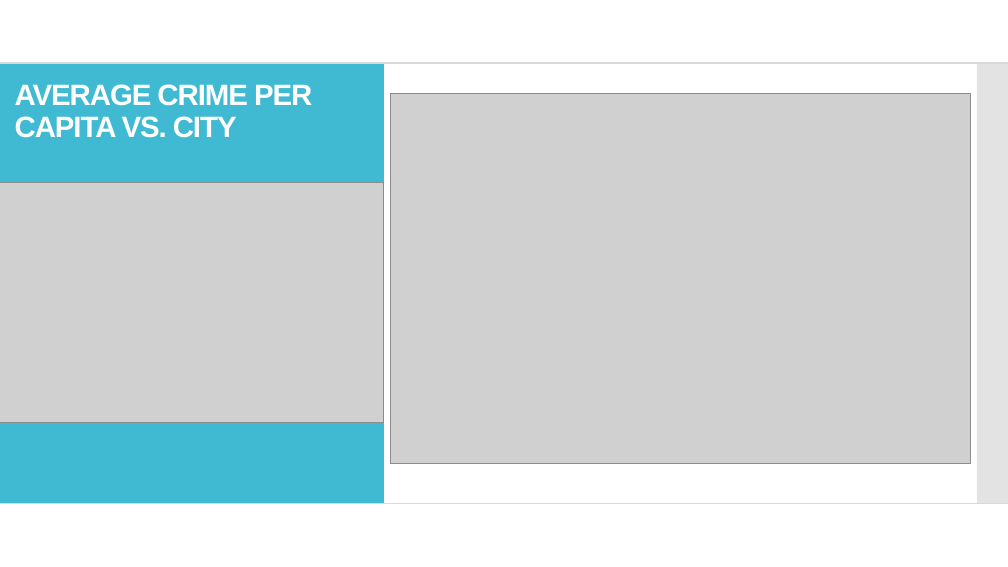
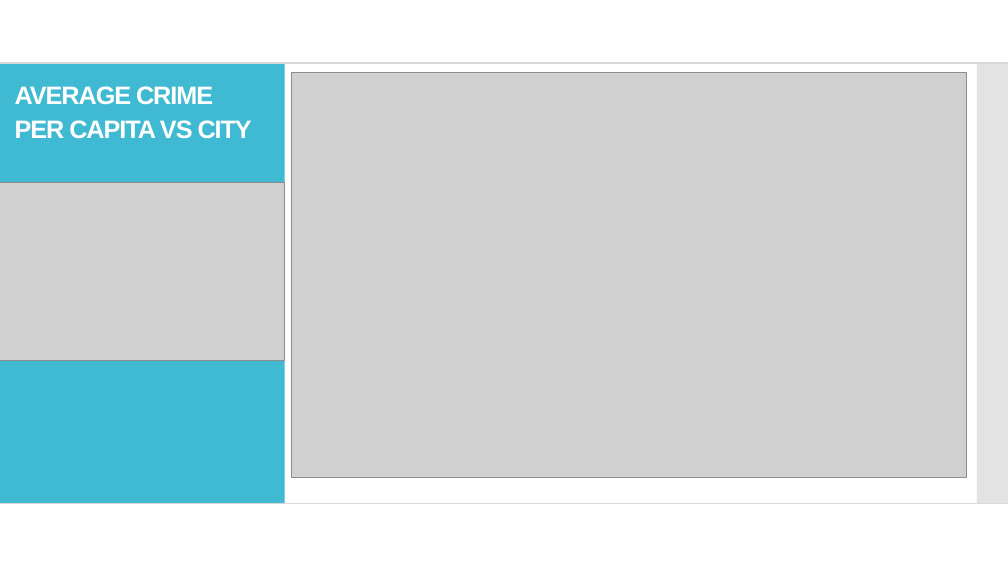
Before and after one commit to andresocorro/project_1, a slide deck: slide 6 of Presentation/final draft.pptx (slide 7 before the commit). Drawn at 1008x567 pixels with LibreOffice and Linux fonts; fonts in the diff are those of the drawing; grey boxes stand for pictures. Boxes give left, top, right and bottom in pixels: in the first picture for what was removed or moved away, otherwise in the second. Text is boxed around its words. In the diff, an @@ line names an element or a change of style, - is before the commit and + after.

```diff
--- a/Presentation/final draft.pptx
+++ b/Presentation/final draft.pptx
@@ rectangle removed at box(0, 0, 1008, 567) @@
@@ rectangle removed at box(0, 63, 756, 504) @@
@@ rectangle removed at box(0, 63, 384, 504) @@
@@ text at box(15, 86, 252, 139): text changed; size 28 to 24 pt @@
-AVERAGE CRIME PER CAPITA VS. CITY
+AVERAGE CRIME
+PER CAPITA VS CITY
@@ picture: place and size @@
-picture at box(391, 94, 970, 464)
+picture at box(292, 73, 967, 478)
@@ rectangle removed at box(767, 63, 1008, 504) @@
@@ picture: place and size @@
-picture at box(0, 182, 384, 422)
+picture at box(0, 182, 284, 360)
@@ picture removed at box(0, 188, 384, 418) @@
```
Also in this commit, not shown: 8 other slides changed, 2 slides added, 5 slides removed, 1 other file.
